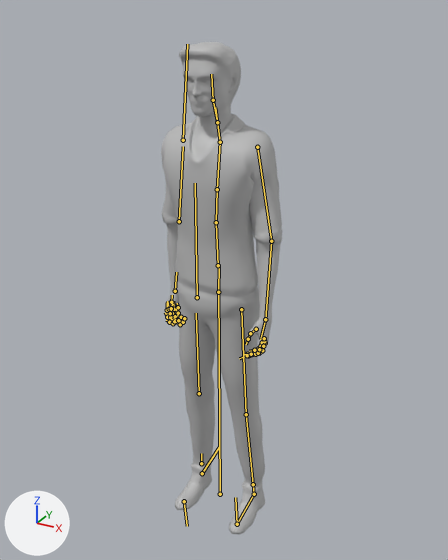
What one commit did to the FBX model Dark and Stormy Night/Assets/Meshes/TheMissingManNEW.fbx.
Rendered twice from a camera (50 mm lens) standing at (1.008, -1.8, 1.901) and looking at (0.002, 0.027, 0.987). Lighting does not change. The marker at lower left points along +X, +Y and +Z. Both versions are drawn at frame 322 of the action 'Take 001'; the numbers are the values there. The bones that bend it are drawn over the model as lines.

In view in the first picture: 'Character_Low'.
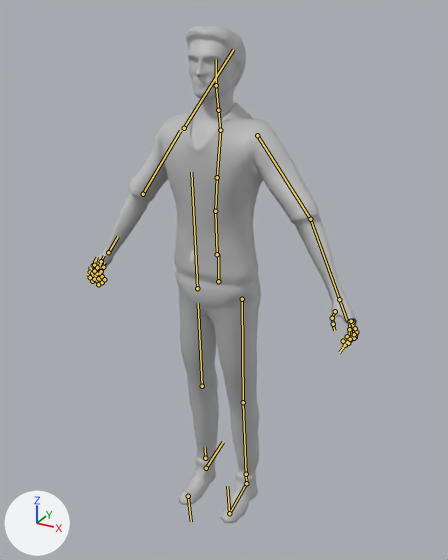
Where the change shows, as pixel boxes (x1, y1, x2, y2) in the pictures (448 x 560 px):
'Character_Low', posed (122% wider)
    before: (161, 42, 282, 534)
    after: (89, 25, 359, 523)
bone 'Joint_Pelvis', root to tip
    before: (218, 292) to (219, 265)
    after: (218, 281) to (218, 254)
bone 'Joint_TorsoBottom', root to tip
    before: (218, 265) to (216, 222)
    after: (217, 254) to (215, 211)
bone 'Joint_Neck', root to tip
    before: (217, 122) to (213, 100)
    after: (218, 110) to (216, 85)
bone 'L_Joint_Shoulder', root to tip
    before: (257, 147) to (271, 241)
    after: (257, 135) to (310, 219)
bone 'L_Joint_Wrist', root to tip
    before: (265, 319) to (260, 339)
    after: (339, 299) to (347, 322)
bone 'R_Joint_Shoulder', root to tip
    before: (183, 140) to (187, 44)
    after: (184, 128) to (233, 49)
bone 'L_Joint_UpperLeg', root to tip
    before: (241, 309) to (246, 414)
    after: (242, 299) to (243, 402)
bone 'L_Joint_Knee', root to tip
    before: (246, 414) to (253, 484)
    after: (243, 402) to (246, 474)
bone 'L_Joint_FootBack', root to tip
    before: (254, 494) to (237, 524)
    after: (246, 483) to (229, 513)
bone 'R_Joint_UpperLeg', root to tip
    before: (197, 297) to (195, 183)
    after: (197, 288) to (191, 172)
bone 'R_Joint_Knee', root to tip
    before: (199, 393) to (196, 313)
    after: (202, 386) to (198, 303)

What the commit changed:
Bone 'Joint_Pelvis' (bone_joint_pelvis) moves from (0.0, -3.8, 0.2) to (0.0, 0.3, 0.0).
Bone 'Joint_Pelvis' (bone_joint_pelvis) turns from (-1, 0, 0) to (-3, 0, 0) degrees about its own x, y and z.
Bone 'Joint_TorsoBottom' (bone_joint_torsobottom) turns from (1, 0, 0) to (3, 0, 0) degrees about its own x, y and z.
Bone 'Joint_Neck' (bone_joint_neck) turns from (0, 0, 0) to (0, 0, -8) degrees about its own x, y and z.
Bone 'L_Joint_Shoulder' (bone_l_joint_shoulder) moves from (0.1, 0.1, 1.0) to (0.4, 0.3, 1.1).
Bone 'L_Joint_Shoulder' (bone_l_joint_shoulder) turns from (7, -1, -1) to (7, -8, 26) degrees about its own x, y and z.
Bone 'L_Joint_Wrist' (bone_l_joint_wrist) turns from (0, -1, -10) to (0, 0, 0) degrees about its own x, y and z.
Bone 'R_Joint_Shoulder' (bone_r_joint_shoulder) moves from (-0.1, -0.1, -1.1) to (-0.4, -0.3, -1.0).
Bone 'R_Joint_Shoulder' (bone_r_joint_shoulder) turns from (0, 0, -2) to (7, -8, 24) degrees about its own x, y and z.
Bone 'L_Joint_UpperLeg' (bone_l_joint_upperleg) turns from (-3, 0, -2) to (-4, -2, -6) degrees about its own x, y and z.
Bone 'L_Joint_Knee' (bone_l_joint_knee) turns from (6, 0, 2) to (9, 0, 4) degrees about its own x, y and z.
Bone 'L_Joint_FootBack' (bone_l_joint_footback) turns from (-4, -1, 0) to (-6, 1, -1) degrees about its own x, y and z.
Bone 'R_Joint_UpperLeg' (bone_r_joint_upperleg) turns from (0, -1, 1) to (0, -2, 1) degrees about its own x, y and z.
Bone 'R_Joint_Knee' (bone_r_joint_knee) turns from (-1, 0, 0) to (0, 0, 0) degrees about its own x, y and z.
